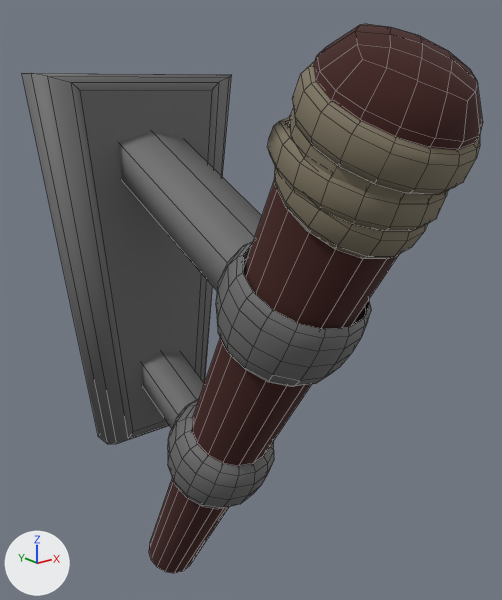
The FBX model T.I. 5 - RPG/Assets/FBX/SceneObjects/Mayan/TochaDeParede.fbx, before and after one commit.
One viewpoint serves both versions: a 50 mm camera at (-0.451, -0.794, 0.665) aimed at (0.016, -0.21, 0.432). The axes (+X, +Y, +Z) are drawn at lower left. The lights are the same throughout. Mesh edges are drawn as thin lines. Where no turn or scale is listed for an object, it has been applied to the vertices.

In view in the first picture: 'Apoio', 'Faixas', 'Madeira'.
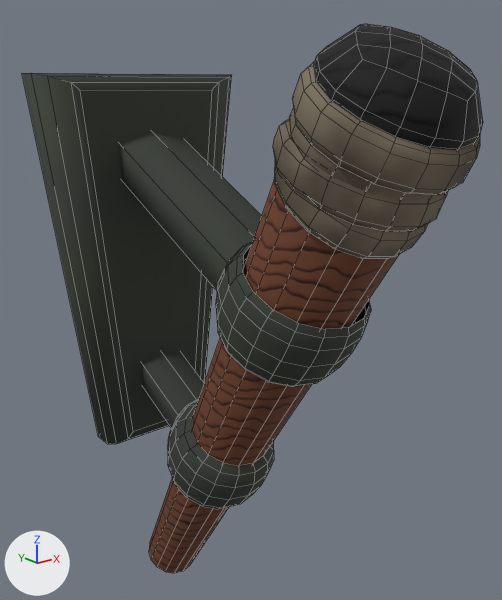
What differs and where, as boxes (x1, y1, x2, y2) in the pictures (502 x 600 px; the box of a moved part takes in the faces that stretch with it):
'Apoio', recoloured, surface changed (grey to black)
    both: (22, 73, 371, 509)
'Madeira', recoloured, surface changed
    both: (149, 24, 481, 573)
'Faixas', reshaped
    before: (267, 61, 480, 259)
    after: (273, 61, 480, 259)
part 1 of me_faixas, moved or reshaped
    before: (267, 117, 291, 169)
    after: (273, 119, 291, 167)
part 2 of me_faixas, recoloured
    both: (274, 61, 480, 259)
part 3 of me_madeira, surface changed
    both: (149, 24, 483, 573)

The change, as a list of edits to the scene's bpy script:
```text
Add img_walltourchnm_png:
    img_walltourchnm_png = load_image('WallTourchNM.png', '../../../MatImages/ObjectsTex/WallTourchNM.png', 2048, 2048, 'Non-Color')
Add img_walltourchalbedo_png:
    img_walltourchalbedo_png = load_image('WallTourchAlbedo.png', '../../../MatImages/ObjectsTex/WallTourchAlbedo.png', 2048, 2048, 'sRGB')
Add mat_walltourchmat:
    mat_walltourchmat = bpy.data.materials.new('WallTourchMat')
    # uses the picture img_walltourchalbedo_png
    # uses the picture img_walltourchnm_png
Change me_madeira:
    where me_madeira.from_pydata(...)  # 57 vertices, 48 faces; spans x -0.072..0.072, y -0.482..-0.014, z -0.009..0.71
    used by ob_madeira; location = (0.0, 0.0, 0.0)
    remove me_madeira.materials.append(mat_madeiratemp)  # dark red #401b17
    me_madeira part 3: texture (UV) coordinates of 48 of 48 faces, centred in x -0.062..0.062, y -0.479..-0.187, z 0.308..0.708, changed; they spanned u 0.0..1.0, v 0.0..1.0 and now span u 0.01..0.42, v 0.0..0.84
    add me_madeira.materials.append(mat_walltourchmat)
Change me_apoio:
    where me_apoio.from_pydata(...)  # 314 vertices, 258 faces; spans x -0.137..0.137, y -0.376..0.023, z 0.163..0.675
    used by ob_apoio; location = (0.0, 0.0, 0.0)
    remove me_apoio.materials.append(mat_pedratemp)  # dark grey #6d6d6d
    me_apoio part 4: texture (UV) coordinates of 258 of 258 faces, centred in x -0.107..0.107, y -0.373..0.023, z 0.165..0.675, changed; they spanned u 0.0..1.0, v 0.05..1.0 and now span u 0.14..0.98, v 0.01..0.98
    add me_apoio.materials.append(mat_walltourchmat)
Change me_faixas:
    used by ob_faixas; location = (0.0, 0.0, 0.0)
    remove me_faixas.from_pydata(...)  # 387 vertices, 324 faces; spans x -0.078..0.078, y -0.479..-0.31, z 0.522..0.687
    add me_faixas.from_pydata(...)  # 385 vertices, 320 faces; spans x -0.078..0.078, y -0.479..-0.31, z 0.522..0.687
    me_faixas part 1
    7 vertices are removed from x -0.057..-0.048, y -0.341..-0.324, z 0.603..0.634
    14 faces are deleted
    2 vertices move from x -0.057, y -0.332..-0.324, z 0.611..0.63 to x -0.055, y -0.336..-0.329, z 0.611..0.63
    5 vertices are added at (-0.049, -0.332, 0.603), (-0.049, -0.345, 0.633), (-0.055, -0.332, 0.621), (-0.052, -0.341, 0.634), (-0.052, -0.329, 0.605)
    10 new faces join them
    me_faixas part 2: 310 faces spanning x -0.078..0.078, y -0.479..-0.31, z 0.522..0.687 switch from mat_cordatemp (brown #7f7663) to mat_walltourchmat
```
